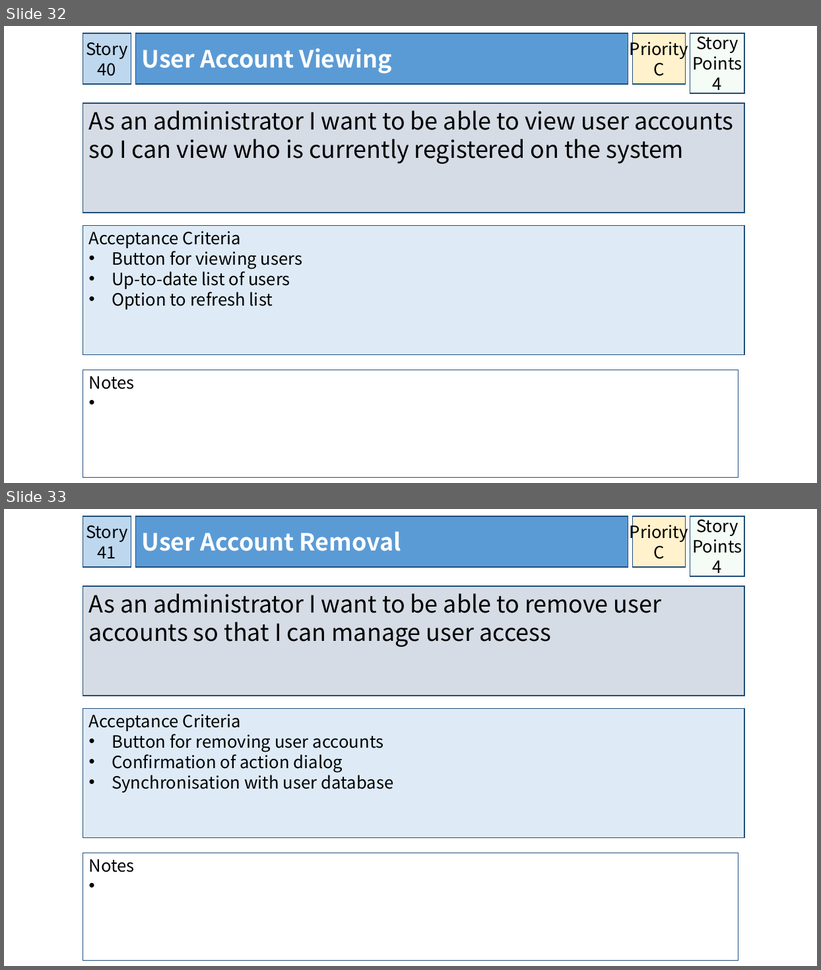
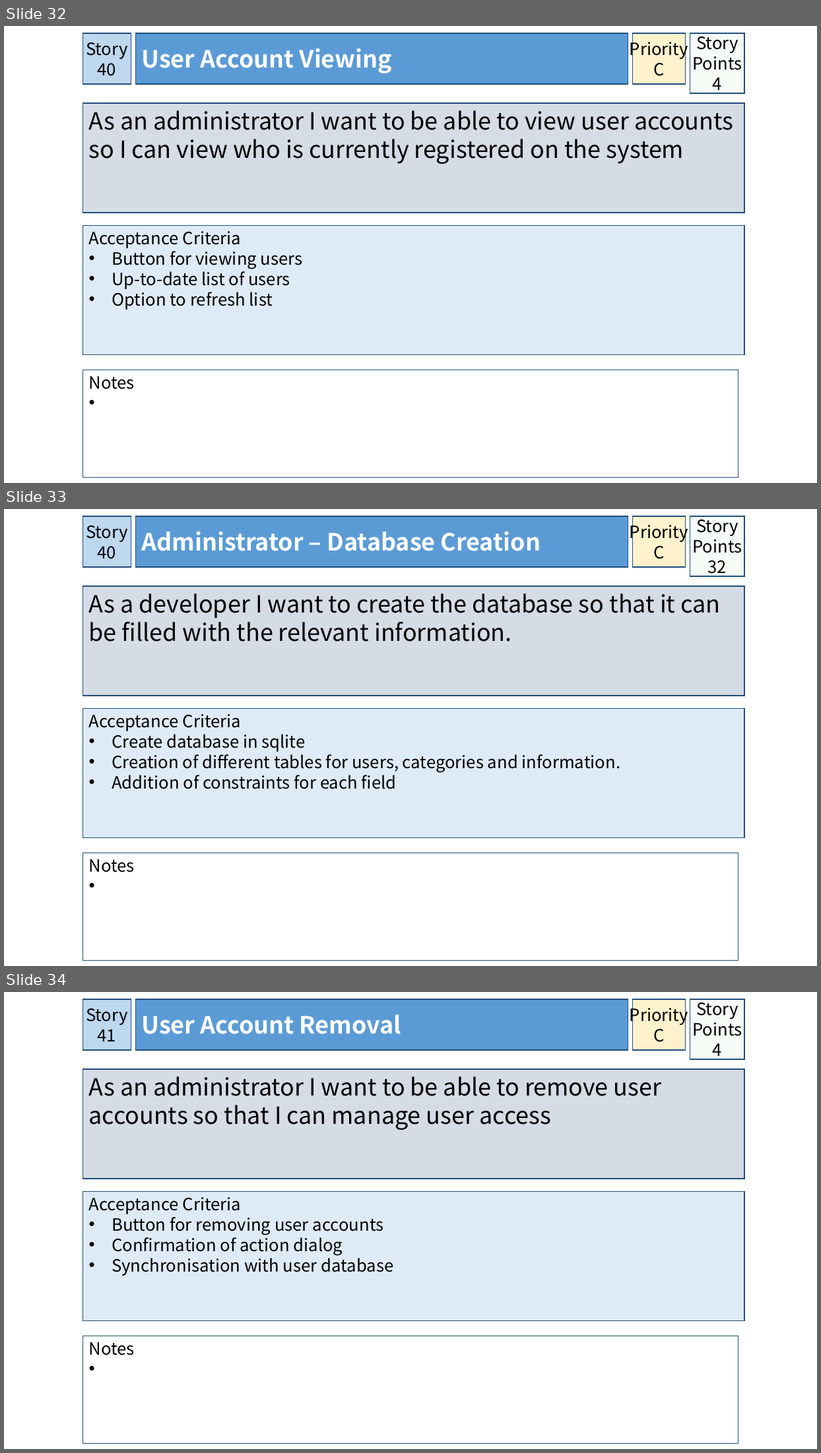
Before and after one commit to owencharters/IFB299, a slide deck: IFB299 - Collaborated User Stories - 2.pptx. Shown one above the other, each under a label of ours: slides 32 and 33 before the commit, slides 32, 33 and 34 after it. The pictures are 821x970 and 821x1453 pixels, drawn with LibreOffice and Linux fonts; fonts in the diff are those of the drawing. Boxes give left, top, right and bottom in pixels: in the first picture for what was removed or moved away, otherwise in the second. Text is boxed around its words. In the diff, an @@ line names an element or a change of style, - is before the commit and + after.

```diff
--- a/IFB299 - Collaborated User Stories - 2.pptx
+++ b/IFB299 - Collaborated User Stories - 2.pptx
@@ slide 33 added at (x1=4, y1=509, x2=817, y2=966), background #FFFFFF @@
@@ rectangle added at (x1=83, y1=516, x2=131, y2=567), fill #BDD7EE, outline #1F4E79 1 pt, 20 pt, text #000000 @@
+Story 40
@@ rectangle added at (x1=136, y1=516, x2=628, y2=567), fill #5B9BD5, outline #1F4E79 1 pt, 28 pt, text #FFFFFF, bold @@
+Administrator – Database Creation
@@ rectangle added at (x1=633, y1=516, x2=686, y2=567), fill #FFF2CC, outline #1F4E79 1 pt, 20 pt, text #000000 @@
+Priority
+C
@@ rectangle added at (x1=690, y1=516, x2=745, y2=576), fill #CCF0CD at 20% opacity, outline #1F4E79 1 pt, 20 pt, text #000000 @@
+Story Points
+32
@@ rectangle added at (x1=83, y1=586, x2=745, y2=696), fill #D6DCE5, outline #1F4E79 1 pt, 28 pt, text #000000 @@
+As a developer I want to create the database so that it can be filled with the relevant information.
@@ rectangle added at (x1=83, y1=708, x2=745, y2=838), fill #DEEBF7, outline #1F4E79 1 pt, 20 pt, text #000000 @@
+Acceptance Criteria
+• Create database in sqlite
+• Creation of different tables for users, categories and information.
+• Addition of constraints for each field
@@ rectangle added at (x1=83, y1=853, x2=739, y2=961), fill #FFFFFF, outline #1F4E79 1 pt, 20 pt, text #000000 @@
+Notes
@@ what was slide 33 is now slide 34 @@
```
Also in this commit, not shown: 1 slide changed, 1 other slide added, 1 other file.
